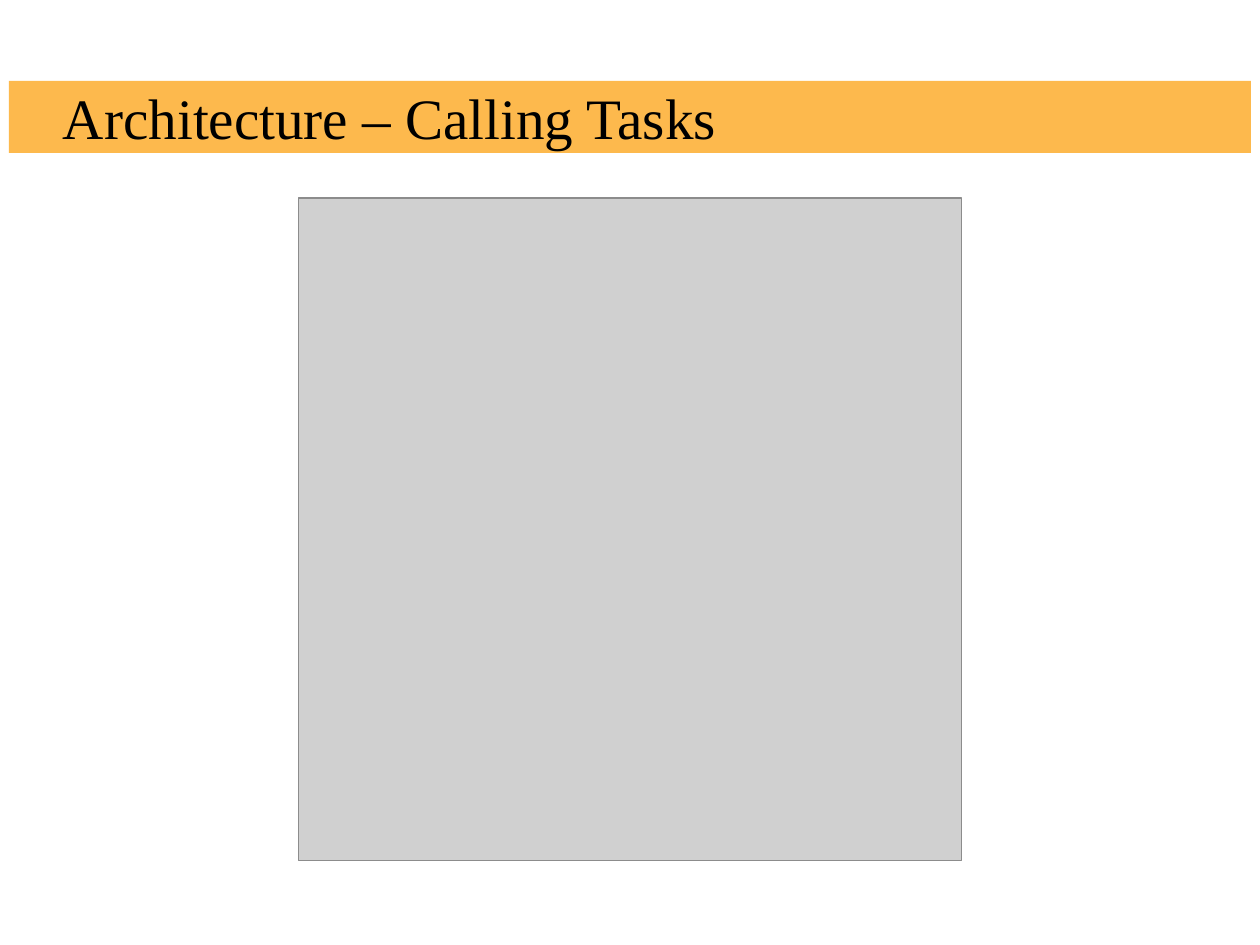
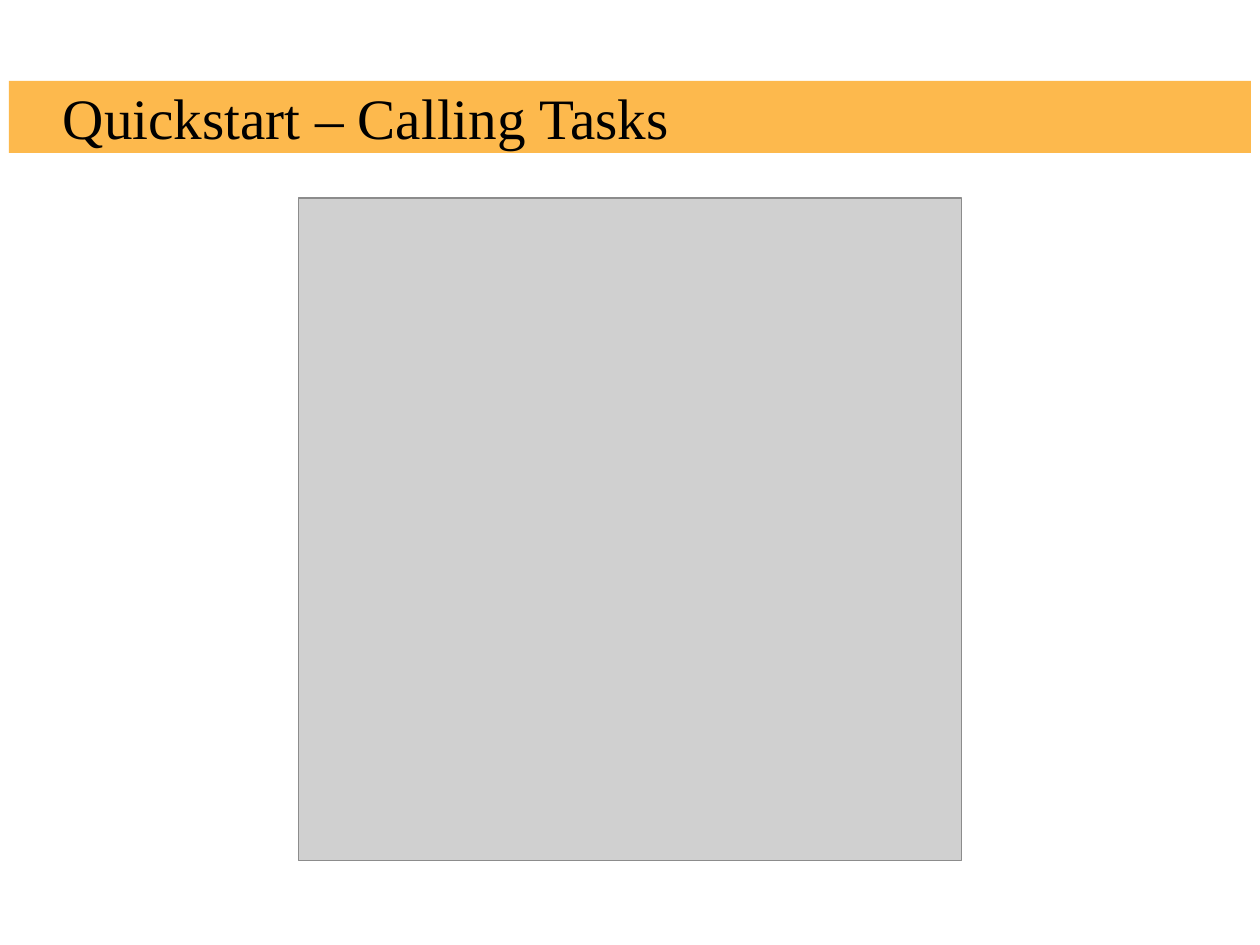
Before and after one commit to russoz/celery-presentation, a slide deck: slide 5 of celery.odp. Drawn at 1260x945 pixels with LibreOffice and Linux fonts; fonts in the diff are those of the drawing; grey boxes stand for pictures; background and template pictures are left out. Boxes give left, top, right and bottom in pixels: in the first picture for what was removed or moved away, otherwise in the second. Text is boxed around its words. In the diff, an @@ line names an element or a change of style, - is before the commit and + after.

```diff
--- a/celery.odp
+++ b/celery.odp
@@ title at box(63, 99, 668, 150): text changed @@
-Architecture – Calling Tasks
+Quickstart – Calling Tasks
```
Also in this commit, not shown: 3 other slides changed, 1 other file.
